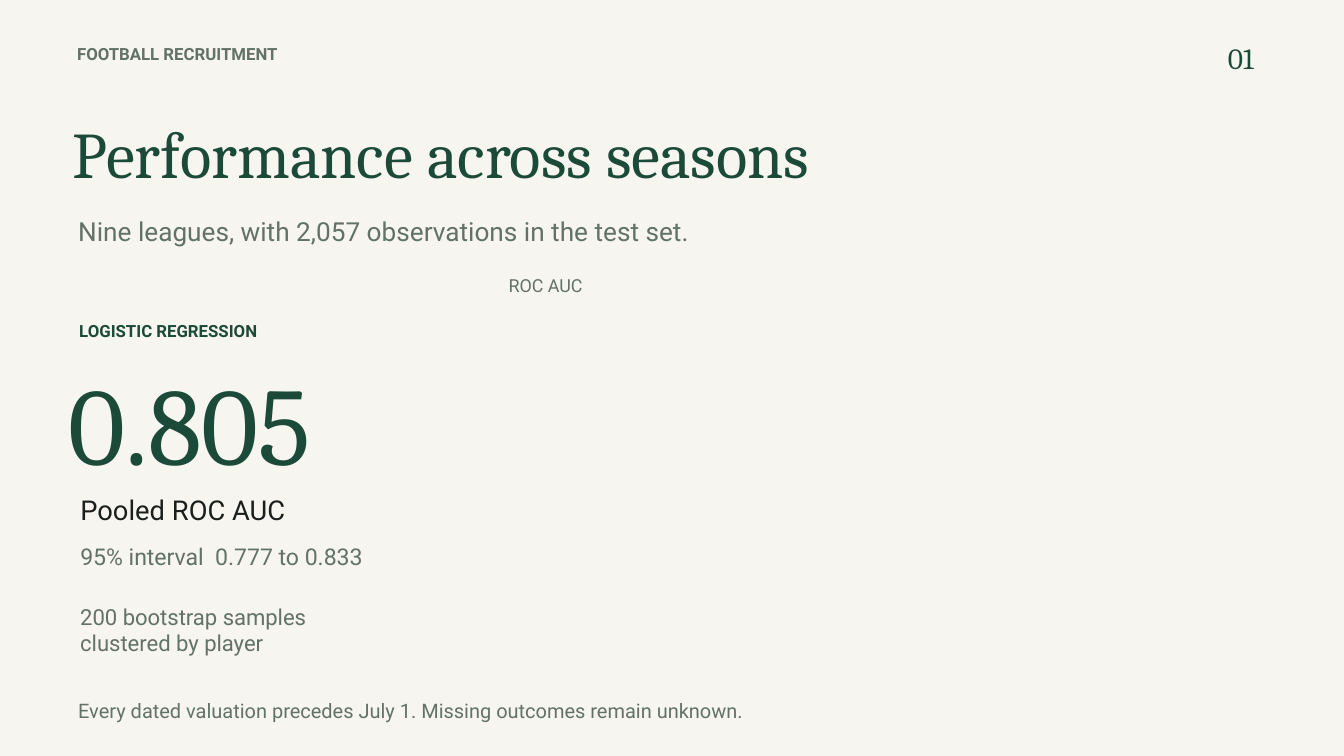
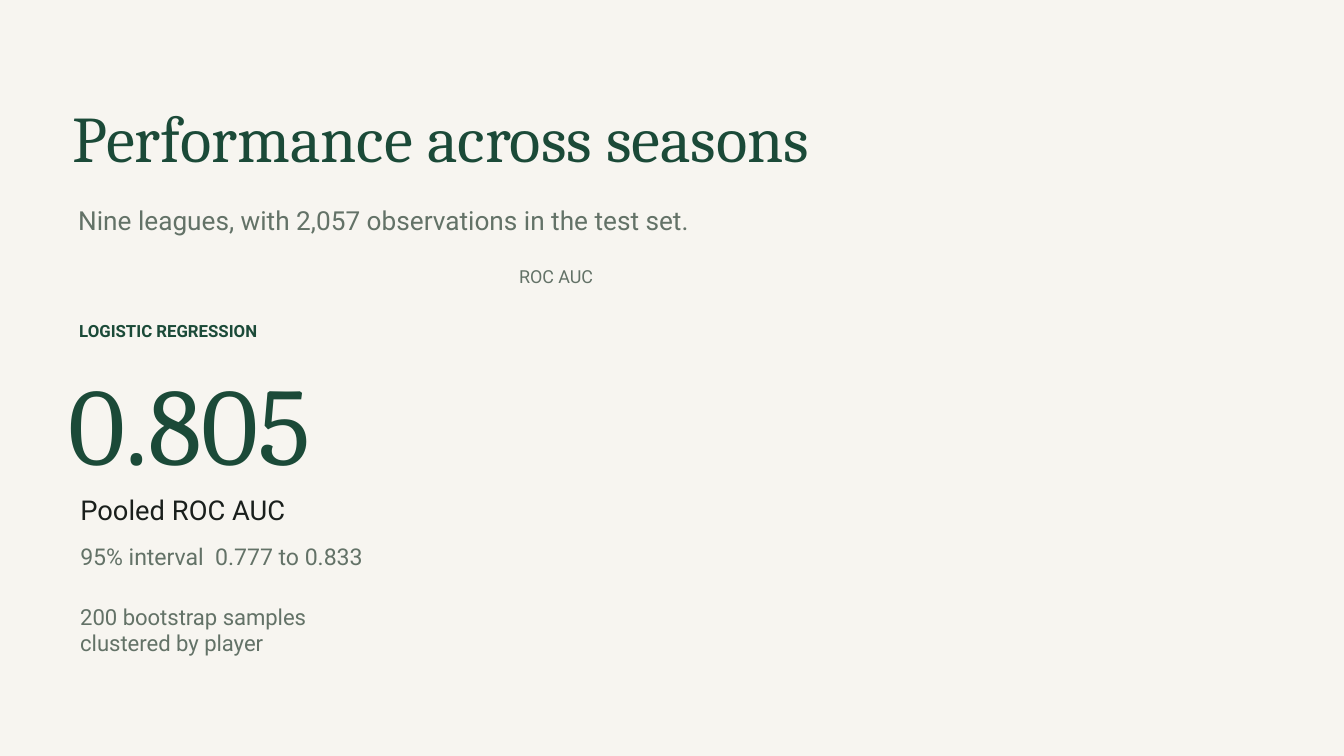
Before and after one commit to RemiBp/football-recruitment-scoring, a slide deck: slide 1 of deliverables/Football stability.pptx. Drawn at 1344x756 pixels with LibreOffice and Linux fonts; fonts in the diff are those of the drawing. Boxes give left, top, right and bottom in pixels: in the first picture for what was removed or moved away, otherwise in the second. Text is boxed around its words. In the diff, an @@ line names an element or a change of style, - is before the commit and + after.

```diff
--- a/deliverables/Football stability.pptx
+++ b/deliverables/Football stability.pptx
@@ text removed at <box>77,48,277,60</box> @@
-FOOTBALL RECRUITMENT
@@ text removed at <box>1228,49,1254,69</box> @@
-01
@@ text "Performance across seasons": place and size @@
-text "Performance across seasons" at <box>73,132,809,179</box>
+text "Performance across seasons" at <box>73,116,809,163</box>
@@ text "Nine leagues, with 2,057 observations ...": place and size @@
-text "Nine leagues, with 2,057 observations ..." at <box>78,221,689,247</box>
+text "Nine leagues, with 2,057 observations ..." at <box>78,210,689,236</box>
@@ text "ROC AUC": place and size @@
-text "ROC AUC" at <box>509,279,583,292</box>
+text "ROC AUC" at <box>519,270,593,283</box>
@@ text removed at <box>78,703,743,722</box> @@
-Every dated valuation precedes July 1. Missing outcomes remain unknown.
```
Also in this commit, not shown: 1 other slide changed, 3 other files.
